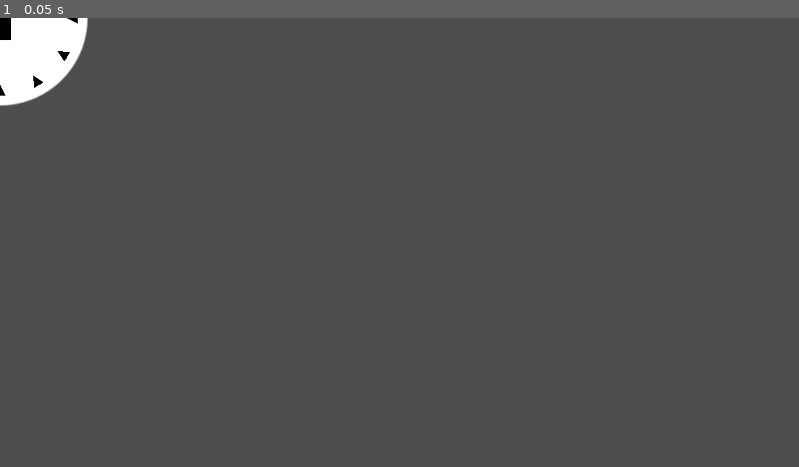
Above: before the commit, frame 1.
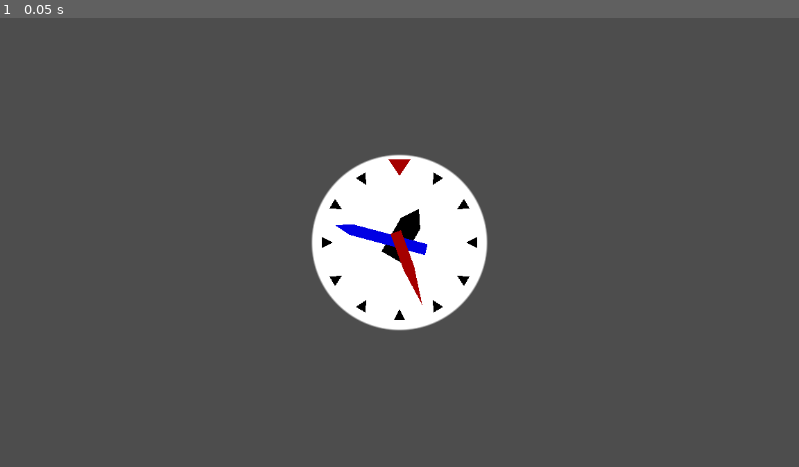
Above: after the commit, the same moment.

Repository: AnshKoshti/Making-A-Clock
Game: Godot game, scene res://Scenes/clock.tscn
Same seed, same stepped clock (60 frames per second), same inputs: the game is played once before the commit and once after it. Before the commit the project has no main scene; this scene is started directly in both runs.
Inputs:
- Up to frame 1 (0.05 s): no input

The runs differ from the first frame. In frame 1, 8.5% of the frame differs, in the area x 0-62%, y 0-70%.

Commit message:
Final clock design.

Diff:
--- a/Scenes/clock.tscn
+++ b/Scenes/clock.tscn
@@ -13,13 +13,14 @@
 fill_to = Vector2(1, 0.5)
 
 [node name="Clock" type="Node2D"]
+position = Vector2(576, 324)
 
 [node name="Face" type="Sprite2D" parent="."]
 texture = SubResource("GradientTexture2D_s7hhp")
 
 [node name="Hour0" type="Polygon2D" parent="Face"]
-color = Color(0, 0, 0, 1)
-polygon = PackedVector2Array(-8, -112, 8, -112, 0, -96)
+color = Color(0.647059, 0, 0, 1)
+polygon = PackedVector2Array(-16, -120, 16, -120, 0, -96)
 
 [node name="Hour1" type="Polygon2D" parent="Face"]
 rotation = 0.523599
@@ -77,7 +78,19 @@
 polygon = PackedVector2Array(-8, -112, 8, -112, 0, -96)
 
 [node name="HourArm" type="Polygon2D" parent="."]
-position = Vector2(8, 56)
+rotation = 0.523599
 color = Color(0, 0, 0, 1)
-polygon = PackedVector2Array(-24, -80, -8, -104, 8, -80, 8, -24, -24, -24)
+polygon = PackedVector2Array(-16, -32, -9.53674e-07, -56, 16, -32, 16, 24, -16, 24)
 uv = PackedVector2Array(-24, -80, -16, -96, -8.00001, -80, -8.00001, -56, -24, -56)
+
+[node name="MinuteArm" type="Polygon2D" parent="."]
+rotation = 4.97419
+color = Color(0, 0, 0.898039, 1)
+polygon = PackedVector2Array(-8, -72, 1.04904e-05, -96, 7.99998, -72, 8.00001, 40, -8.00001, 40)
+uv = PackedVector2Array(-24, -80, -16, -96, -8.00001, -80, -8.00001, -56, -24, -56)
+
+[node name="SecondArm" type="Polygon2D" parent="."]
+rotation = 2.79253
+color = Color(0.647059, 0, 0, 1)
+polygon = PackedVector2Array(-8, -40, 1.04904e-05, -96, 8, -40, 7.99999, 16, -7.99999, 16)
+uv = PackedVector2Array(8, -72)
--- a/project.godot
+++ b/project.godot
@@ -11,9 +11,14 @@
 [application]
 
 config/name="Making A Clock"
+run/main_scene="uid://bbxqk1nsr6nqc"
 config/features=PackedStringArray("4.4", "Forward Plus")
 config/icon="res://icon.svg"
 
 [filesystem]
 
 import/blender/enabled=false
+
+[rendering]
+
+anti_aliasing/quality/msaa_2d=2
